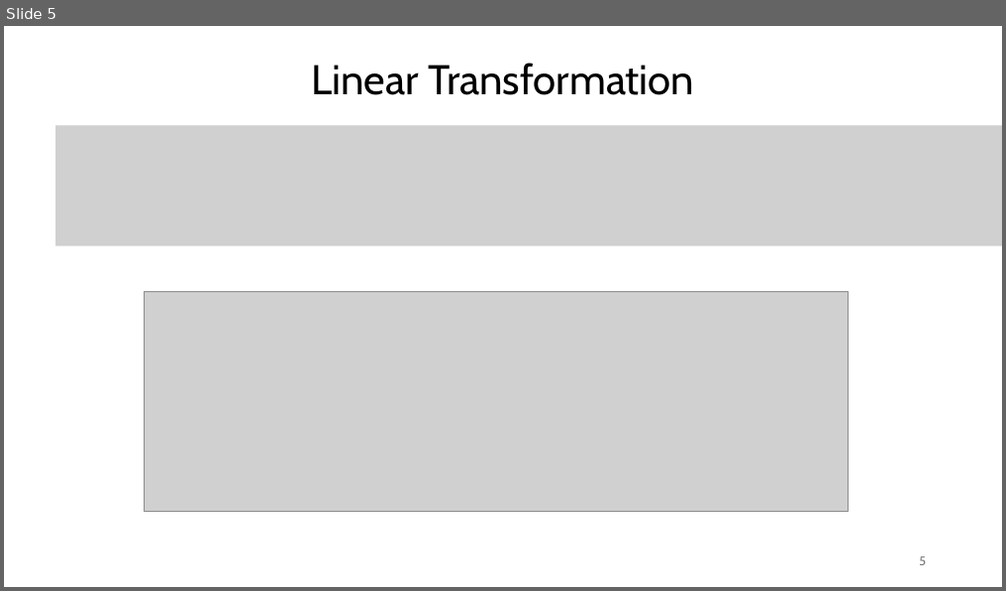
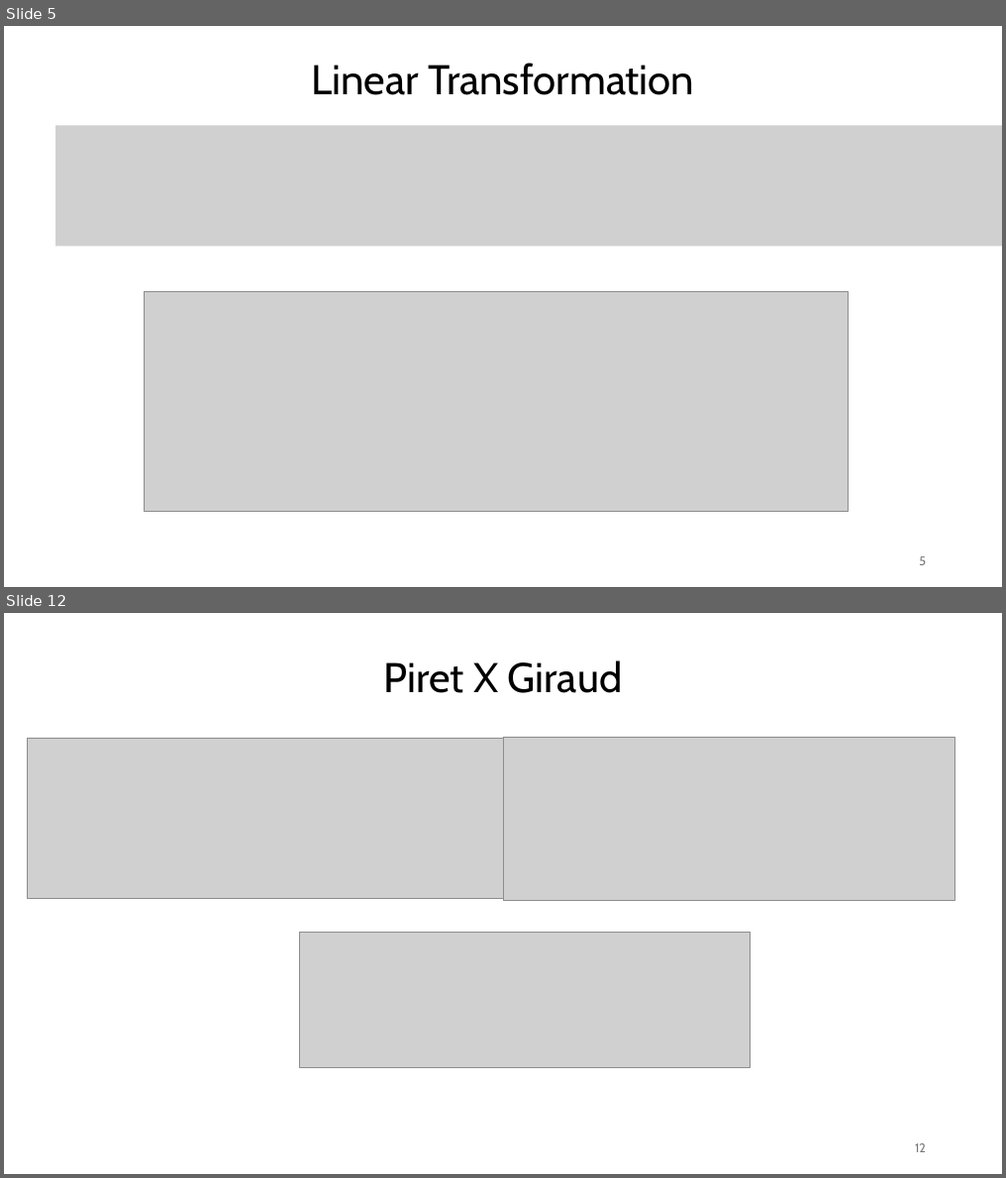
Before and after one commit to Specht1000/PFE-SM4-Fault-Injection, a slide deck: docs/Apresentation_PFE.pptx. Shown one above the other, each under a label of ours: slide 5 before the commit, slides 5 and 12 after it; the slides between them are not shown. The pictures are 1006x591 and 1006x1178 pixels, drawn with LibreOffice and Linux fonts; fonts in the diff are those of the drawing; grey boxes stand for pictures. Boxes give left, top, right and bottom in pixels: in the first picture for what was removed or moved away, otherwise in the second. Text is boxed around its words. In the diff, an @@ line names an element or a change of style, - is before the commit and + after.

Commit message:
Debug piret, presentation and pdfs

```diff
--- a/docs/Apresentation_PFE.pptx
+++ b/docs/Apresentation_PFE.pptx
@@ slide 12 added at (4,613,1002,1174), background #FFFFFF @@
@@ text added at (384,661,622,693), 40 pt, text #000000 @@
+Piret X Giraud
@@ picture added at (27,739,503,899) @@
@@ picture added at (503,738,955,900) @@
@@ picture added at (300,932,749,1068) @@
@@ page number added at (915,1144,926,1153), 12 pt, text #797979 @@
+12
```
Also in this commit, not shown: 1 slide changed, 6 other slides added, 1 slide removed, 33 other files.
